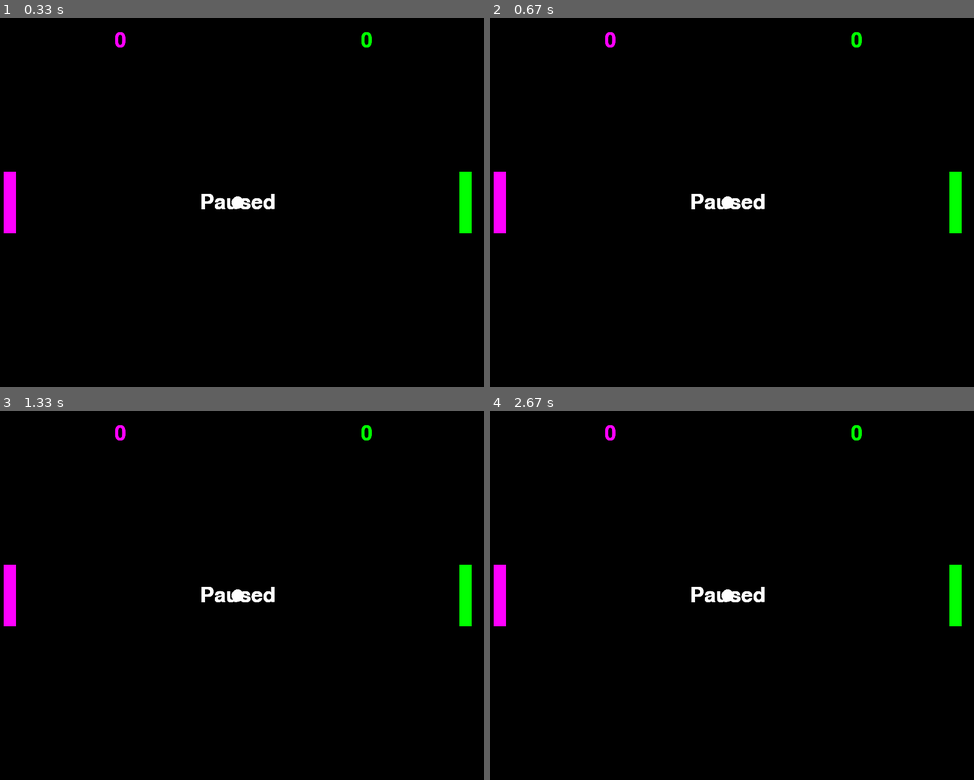
Above: before the commit, frames 1-4 (two rows, left to right).
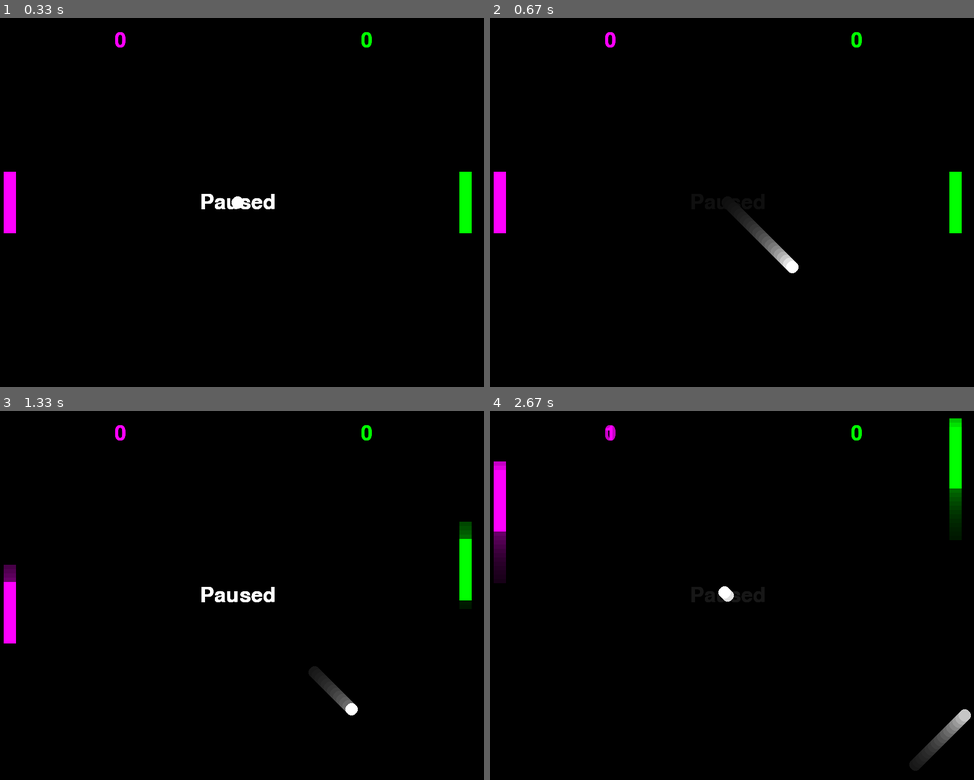
Above: after the commit, the same moments.

Repository: donraccoon/python-game
Game: pygame game, started from pong.py
Same seed, same stepped clock (60 frames per second), same inputs: the game is played once before the commit and once after it.
Inputs:
- Up to frame 1 (0.33 s): no input
- Up to frame 2 (0.67 s): tap Space at 0.33 s
- Up to frame 3 (1.33 s): hold Up 0.67-1.13 s; tap Space at 0.73, 1.03, 1.23 s; hold Down from 1.17 s (still down); hold S from 1.17 s (still down)
- Up to frame 4 (2.67 s): release Down at 1.47 s; release S at 1.47 s; hold Up 1.5-1.87 s; hold W 1.5-1.87 s; tap Space at 1.57, 1.97, 2.37 s; hold Down 1.9-2.27 s; hold S 1.9-2.27 s; hold Up 2.3-2.6 s; hold W 2.3-2.6 s; hold Down from 2.63 s (still down); hold S from 2.63 s (still down)

Frame 1 is identical in both runs. In frame 2, 0.9% of the frame differs, in the area x 41-64%, y 47-70%; in frame 3, 1.1%; in frame 4, 3.3%, in the area x 0-100%, y 2-97%.

Commit message:
Update pong.py
changed a while loop to a if statement because other wis it got stuck on the while and you coudnt play til it hit the fastest it could go

Diff:
--- a/pong.py
+++ b/pong.py
@@ -118,8 +118,7 @@
             if keys[pygame.K_DOWN] and player2_y < screen_height - paddle_height:
                 player2_y += paddle_speed
 
-            while fps <= 200:
-                pygame.time.delay(50)
+            if fps <= 200:
                 fps += 0.001
                 print(fps)
 
